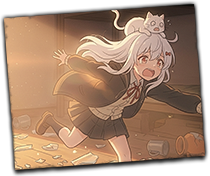
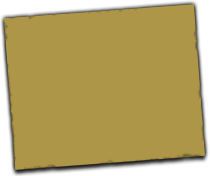
Layers edited between the first and the second (210, 176) image:
removed layer "Gemini_Generated_Image_j74m52j74m52j74m" from group "Group 1" over [4, 4, 205, 170]
removed layer "Gemini_Generated_Image_a0g0ava0g0ava0g0" from group "Group 1" over [4, 4, 205, 170]
removed layer "Gemini_Generated_Image_myhb42myhb42myhb" from group "Group 1" over [4, 4, 205, 170]
removed layer "Gemini_Generated_Image_2j1iui2j1iui2j1i" from group "Group 1" over [4, 4, 205, 170]
removed layer "Gemini_Generated_Image_fd2hg9fd2hg9fd2h" from group "Group 1" over [4, 4, 205, 170]
removed layer "Gemini_Generated_Image_b6knndb6knndb6kn" from group "Group 1" over [4, 4, 205, 170]
